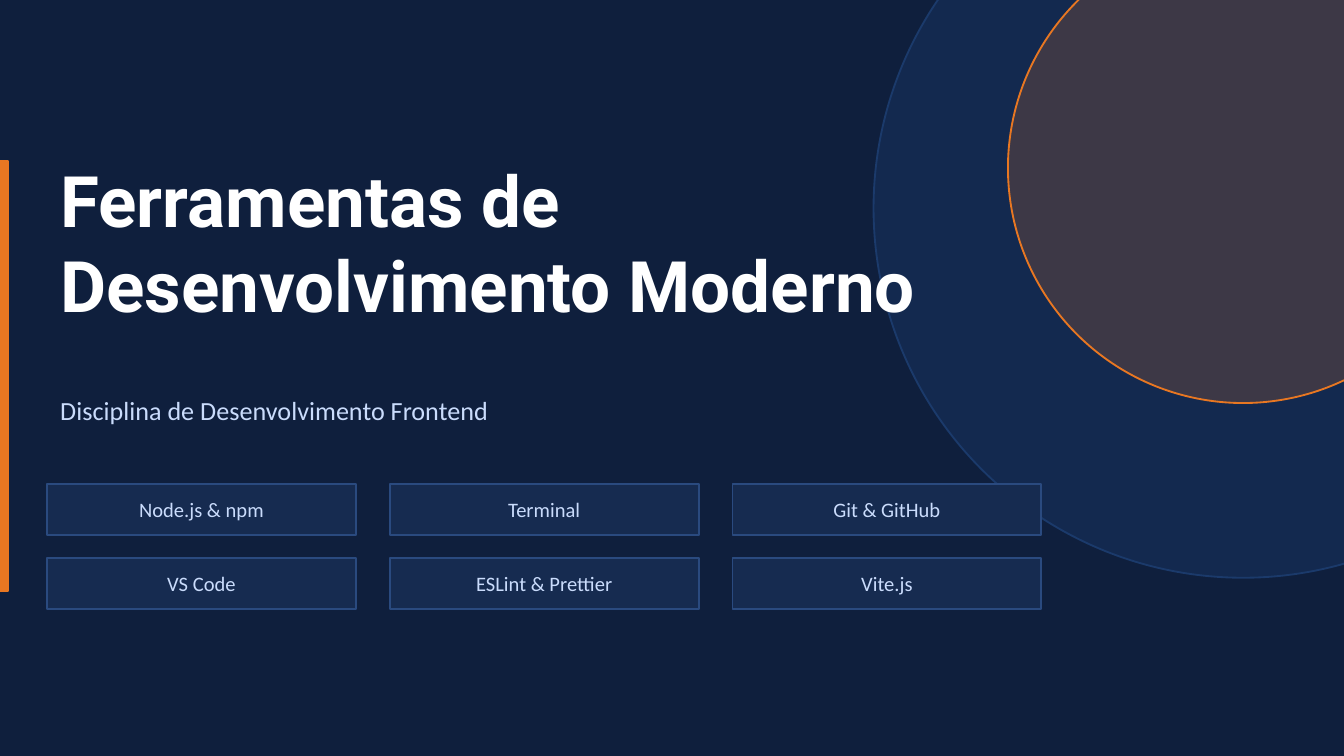
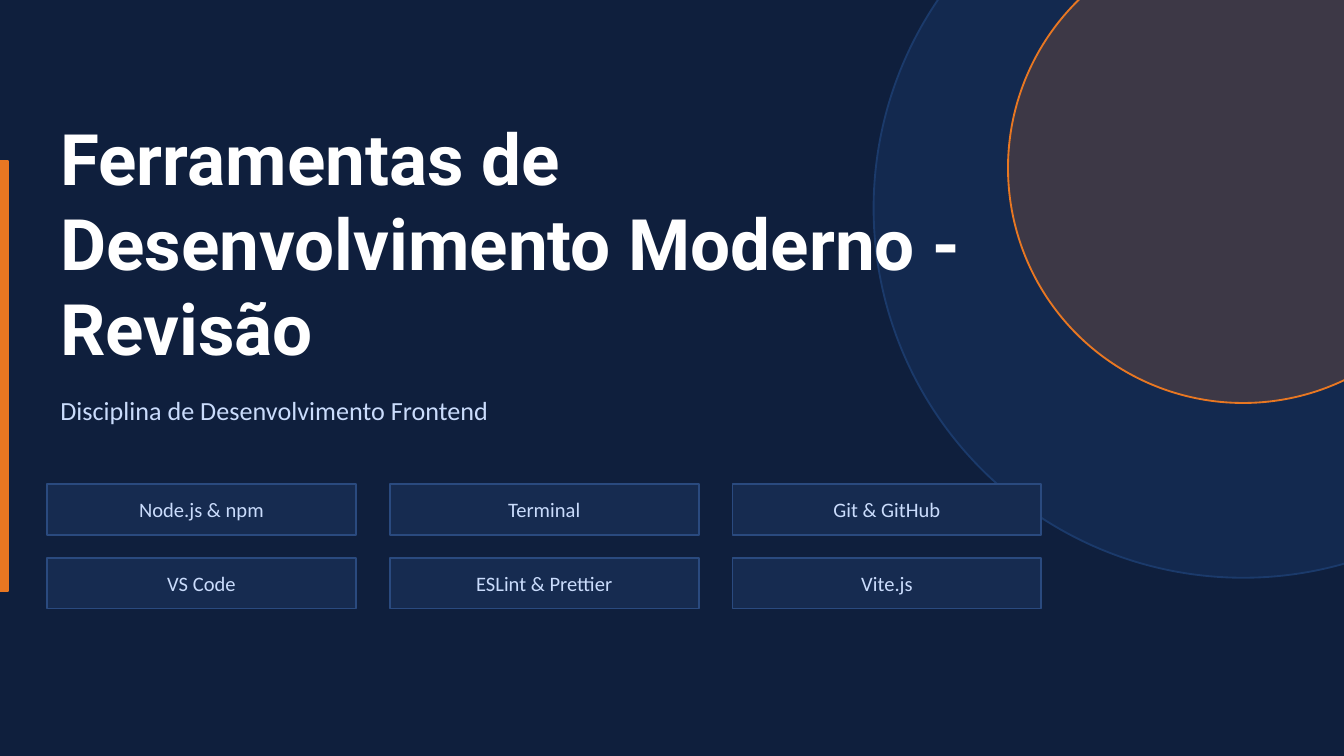
Before and after one commit to WelersonMartins/materiais-aulas-ads-frontend, a slide deck: slide 1 of Aula2/slides_aula2_ferramentas_desenvolvimento (1).pptx. Drawn at 1344x756 pixels with LibreOffice and Linux fonts; fonts in the diff are those of the drawing. Boxes give left, top, right and bottom in pixels: in the first picture for what was removed or moved away, otherwise in the second. Text is boxed around its words. In the diff, an @@ line names an element or a change of style, - is before the commit and + after.

```diff
--- a/Aula2/slides_aula2_ferramentas_desenvolvimento (1).pptx
+++ b/Aula2/slides_aula2_ferramentas_desenvolvimento (1).pptx
@@ text at (60,205,915,356): text changed @@
-Desenvolvimento Moderno
+Desenvolvimento Moderno - Revisão
```
Also in this commit, not shown: 1 other slide changed, 2 slides removed, 3 other files.
